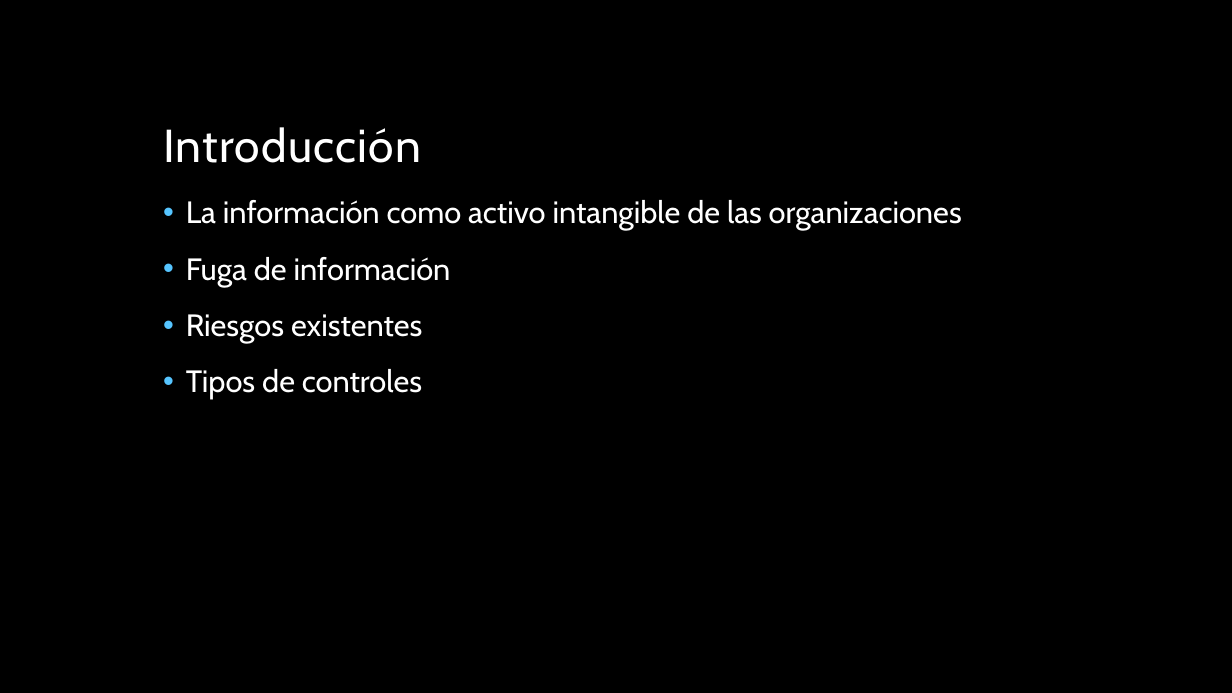
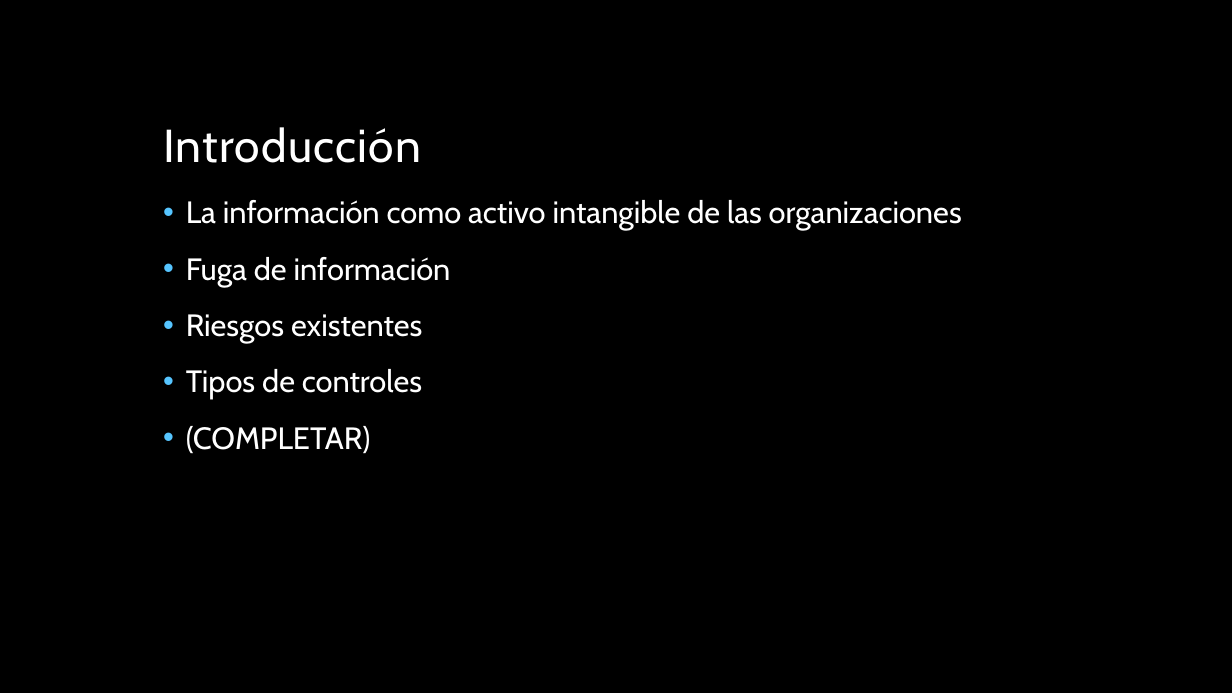
Before and after one commit to miparnisari/implantaciondesistemas, a slide deck: slide 3 of Presentacion/Fuga de Información en los Siglos XIX y.pptx. Drawn at 1232x693 pixels with LibreOffice and Linux fonts; fonts in the diff are those of the drawing; background and template pictures are left out. Boxes give left, top, right and bottom in pixels: in the first picture for what was removed or moved away, otherwise in the second. Text is boxed around its words. In the diff, an @@ line names an element or a change of style, - is before the commit and + after.

```diff
--- a/Presentacion/Fuga de Información en los Siglos XIX y.pptx
+++ b/Presentacion/Fuga de Información en los Siglos XIX y.pptx
@@ text at (x1=186, y1=426, x2=371, y2=454): paragraph added @@
+• (COMPLETAR)
```
Also in this commit, not shown: 4 other slides changed, 1 slide added, 1 other file.
